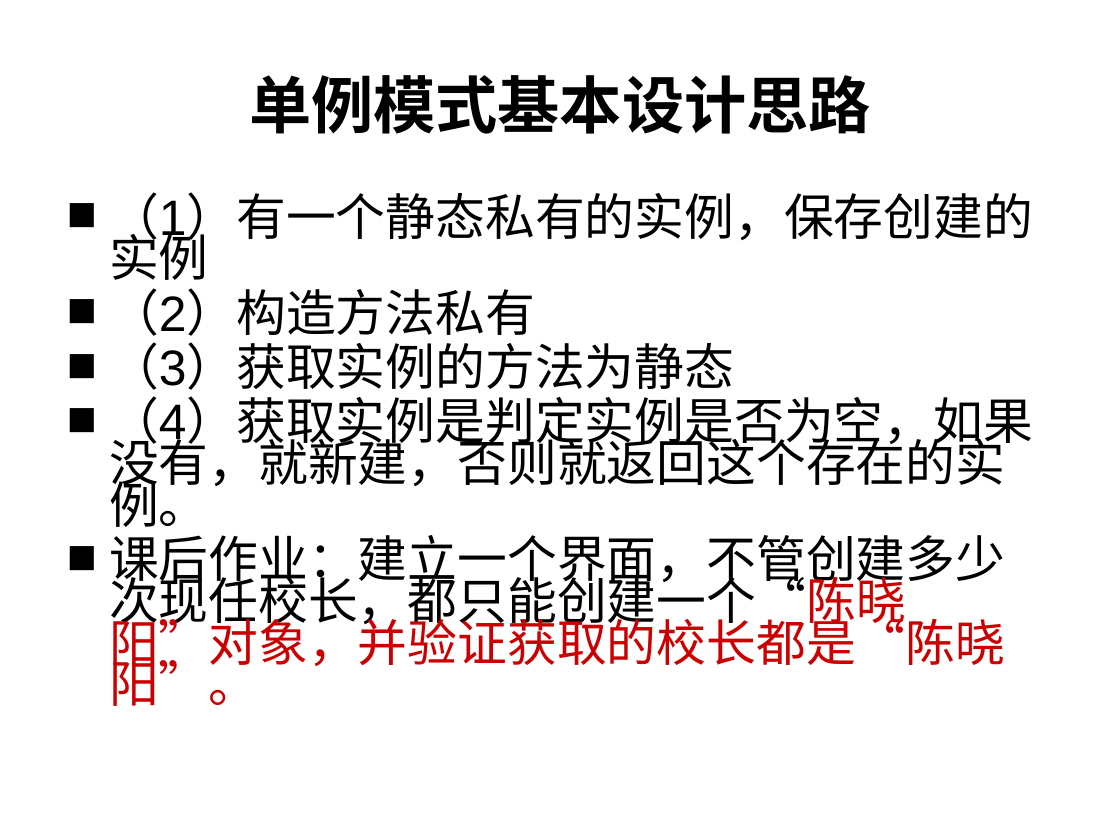
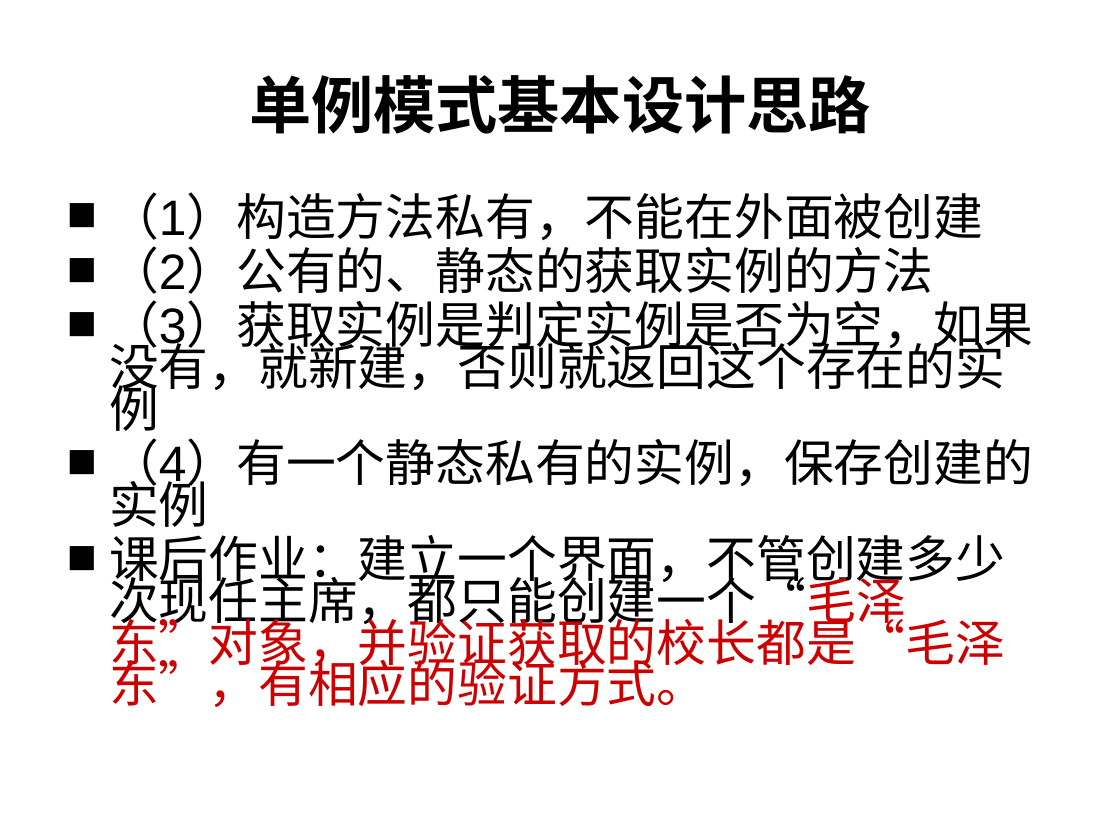
Before and after one commit to liangshanhero/sa, a slide deck: slide 17 of sa/文档/2019 软件体系结构（01）：软件设计模式.ppt. Drawn at 1120x840 pixels with LibreOffice and Linux fonts; fonts in the diff are those of the drawing; background and template pictures are left out. Boxes give left, top, right and bottom in pixels: in the first picture for what was removed or moved away, otherwise in the second. Text is boxed around its words. In the diff, an @@ line names an element or a change of style, - is before the commit and + after.

```diff
--- a/sa/文档/2019 软件体系结构（01）：软件设计模式.ppt
+++ b/sa/文档/2019 软件体系结构（01）：软件设计模式.ppt
@@ text at box(109, 192, 1033, 707): text changed @@
-■ （1）有一个静态私有的实例，保存创建的实例
-■ （2）构造方法私有
-■ （3）获取实例的方法为静态
-■ （4）获取实例是判定实例是否为空，如果没有，就新建，否则就返回这个存在的实例。
-■ 课后作业：建立一个界面，不管创建多少次现任校长，都只能创建一个“陈晓阳”对象，并验证获取的校长都是“陈晓阳”。
+■ （1）构造方法私有，不能在外面被创建
+■ （2）公有的、静态的获取实例的方法
+■ （3）获取实例是判定实例是否为空，如果没有，就新建，否则就返回这个存在的实例
+■ （4）有一个静态私有的实例，保存创建的实例
+■ 课后作业：建立一个界面，不管创建多少次现任主席，都只能创建一个“毛泽东”对象，并验证获取的校长都是“毛泽东”，有相应的验证方式。
```
Also in this commit, not shown: 3 other slides changed, 1 slide added, 29 other files.
